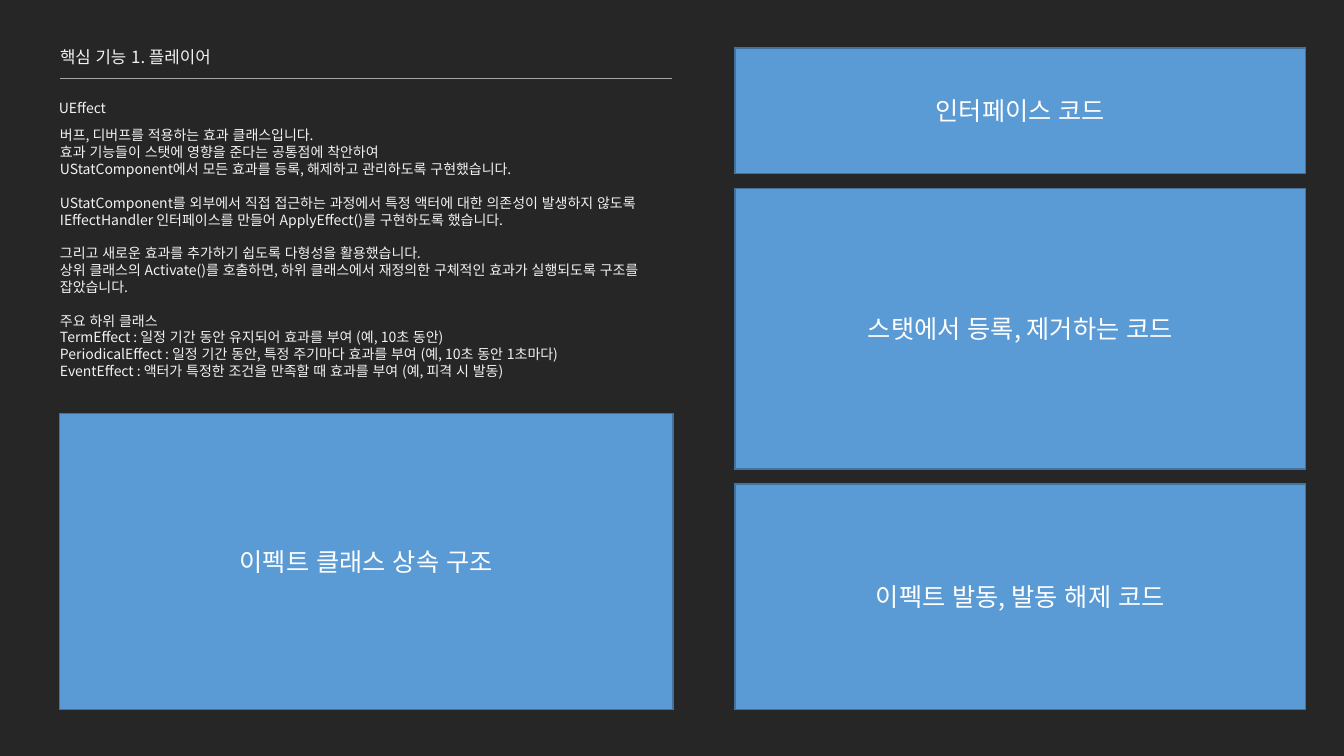
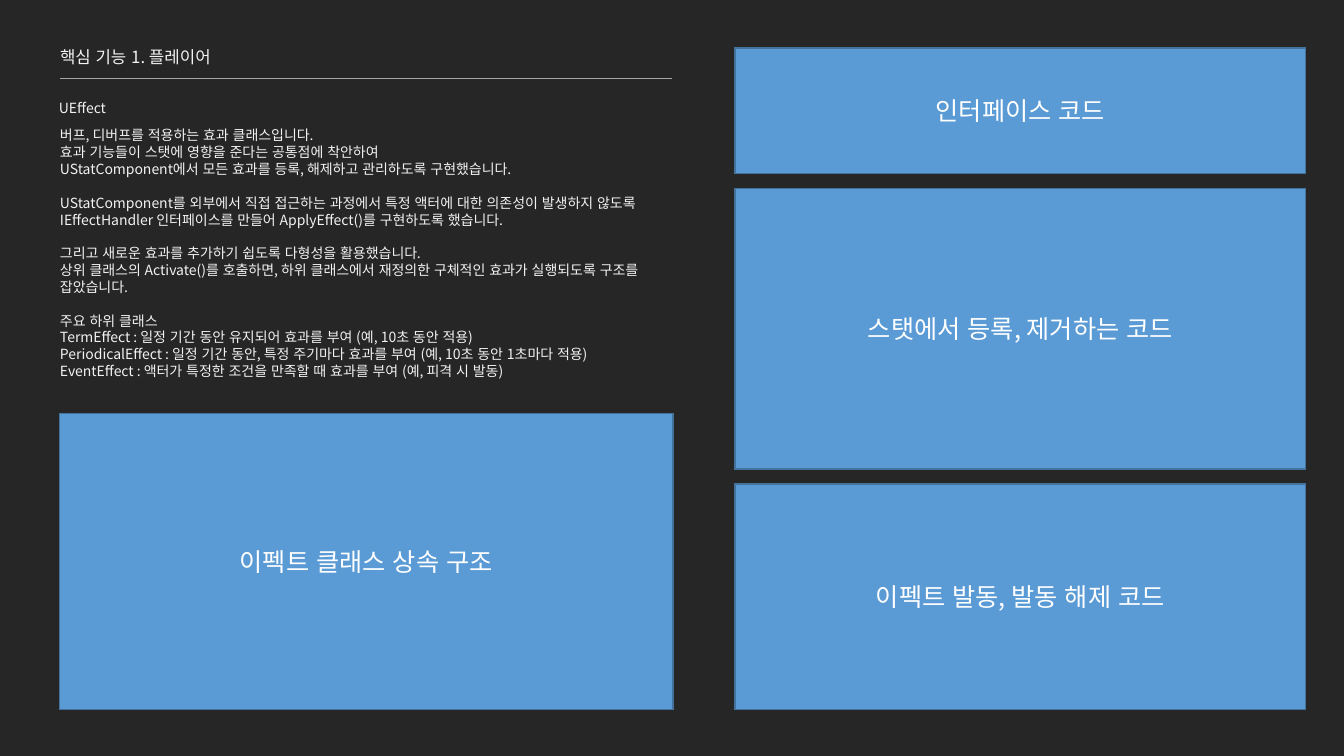
Before and after one commit to jhk0701/project-ARPGHunter, a slide deck: slide 9 of Docs/UnrealEngine_문서_김정환.pptx. Drawn at 1344x756 pixels with LibreOffice and Linux fonts; fonts in the diff are those of the drawing. Boxes give left, top, right and bottom in pixels: in the first picture for what was removed or moved away, otherwise in the second. Text is boxed around its words. In the diff, an @@ line names an element or a change of style, - is before the commit and + after.

```diff
--- a/Docs/UnrealEngine_문서_김정환.pptx
+++ b/Docs/UnrealEngine_문서_김정환.pptx
@@ text at (x1=60, y1=330, x2=587, y2=362): text changed @@
-TermEffect : 일정 기간 동안 유지되어 효과를 부여 (예, 10초 동안)
-PeriodicalEffect : 일정 기간 동안, 특정 주기마다 효과를 부여 (예, 10초 동안 1초마다)
+TermEffect : 일정 기간 동안 유지되어 효과를 부여 (예, 10초 동안 적용)
+PeriodicalEffect : 일정 기간 동안, 특정 주기마다 효과를 부여 (예, 10초 동안 1초마다 적용)
```
Also in this commit, not shown: 5 other slides changed, 1 slide added, 2 other files.
